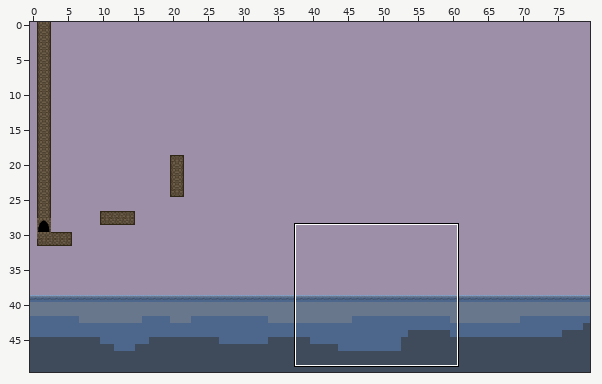
Tiled map (JSON), stored at assets/tilemaps/key01.json. Above, an overview of the earlier version with the close-up marked.
Close-up. First the earlier version:
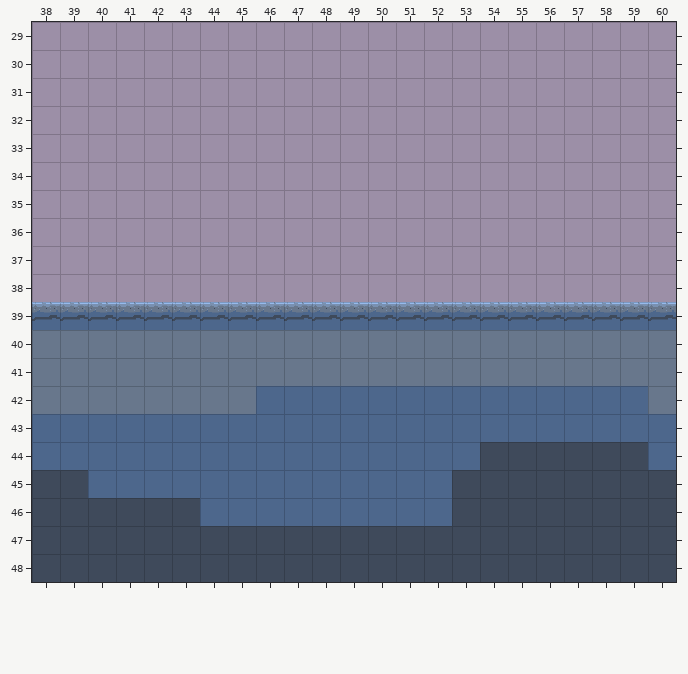
Cells are 32x32 px. Shown: x 38..60, y 29..48. The commit also changed other parts of the map, which this record leaves out.
After:
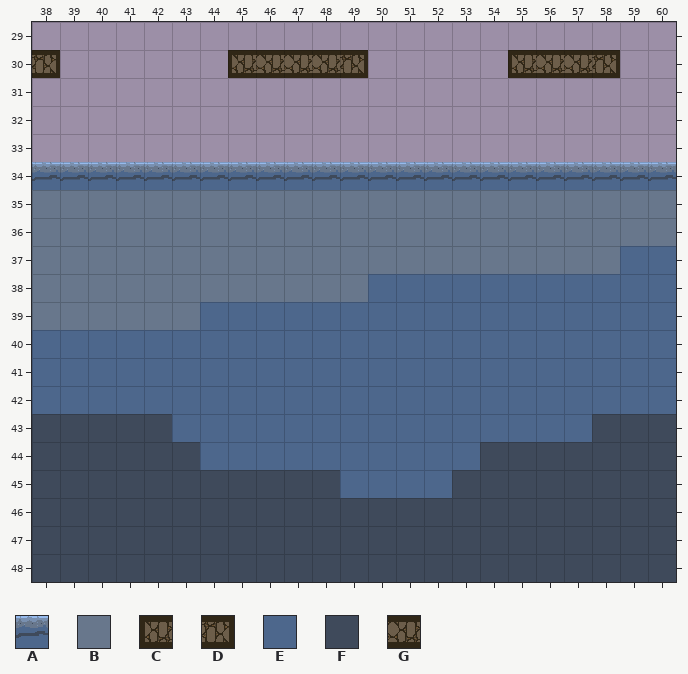
Key: from "tilesetcolor": A 2, B 3, C 4 turned 270, D 4 turned 90, E 9, F 10, G 28 turned 270.
_ is an empty cell, . an unchanged one.
Changes in this commit:
--- layer "Collision"
@@ x 38..58 @@
-30 _......_____.....____
+30 D......CGGGD.....CGGD
--- layer "Lava"
@@ x 38..60 @@
-34 _______________________
-35 _______________________
-36 _______________________
-37 _______________________
-38 _______________________
-39 AAAAAAAAAAAAAAAAAAAAAAA
-40 BBBBBBBBBBBBBBBBBBBBBBB
-41 BBBBBBBBBBBBBBBBBBBBBBB
-42 BBBBBBBB..............B
-43 EEEEE...............EEE
-44 EEEEEE................E
-45 ..EEEEEEEEE............
-46 ......EEEEEEEEE........
+34 AAAAAAAAAAAAAAAAAAAAAAA
+35 BBBBBBBBBBBBBBBBBBBBBBB
+36 BBBBBBBBBBBBBBBBBBBBBBB
+37 BBBBBBBBBBBBBBBBBBBBBEE
+38 BBBBBBBBBBBBEEEEEEEEEEE
+39 BBBBBBEEEEEEEEEEEEEEEEE
+40 EEEEEEEEEEEEEEEEEEEEEEE
+41 EEEEEEEEEEEEEEEEEEEEEEE
+42 EEEEEEEE..............E
+43 FFFFF...............FFF
+44 FFFFFF................F
+45 ..FFFFFFFFF............
+46 ......FFFFFFFFF........
